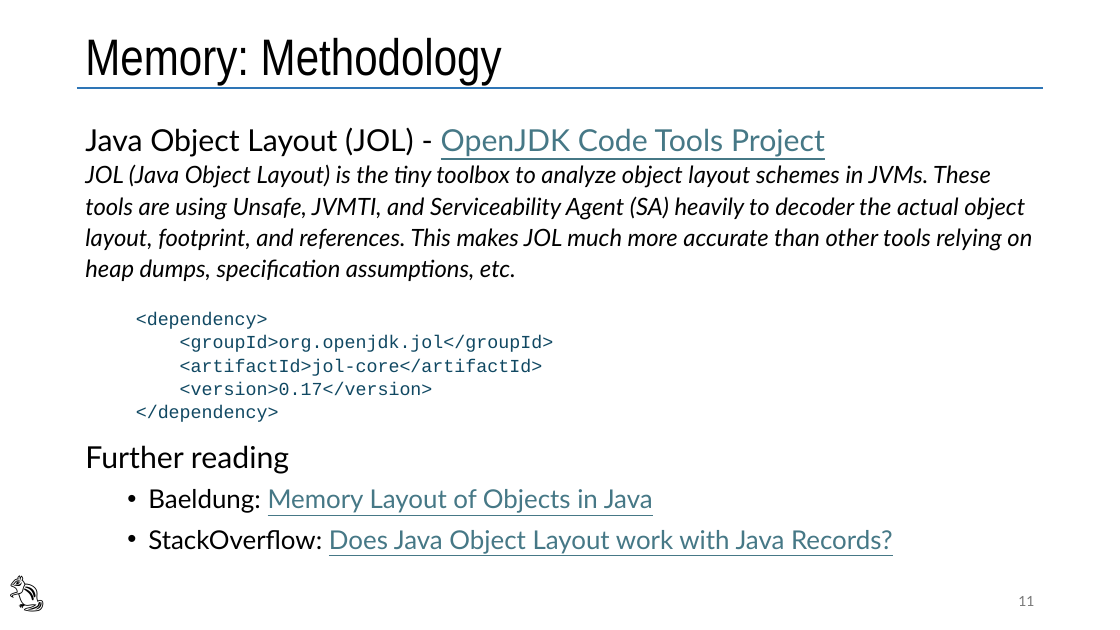
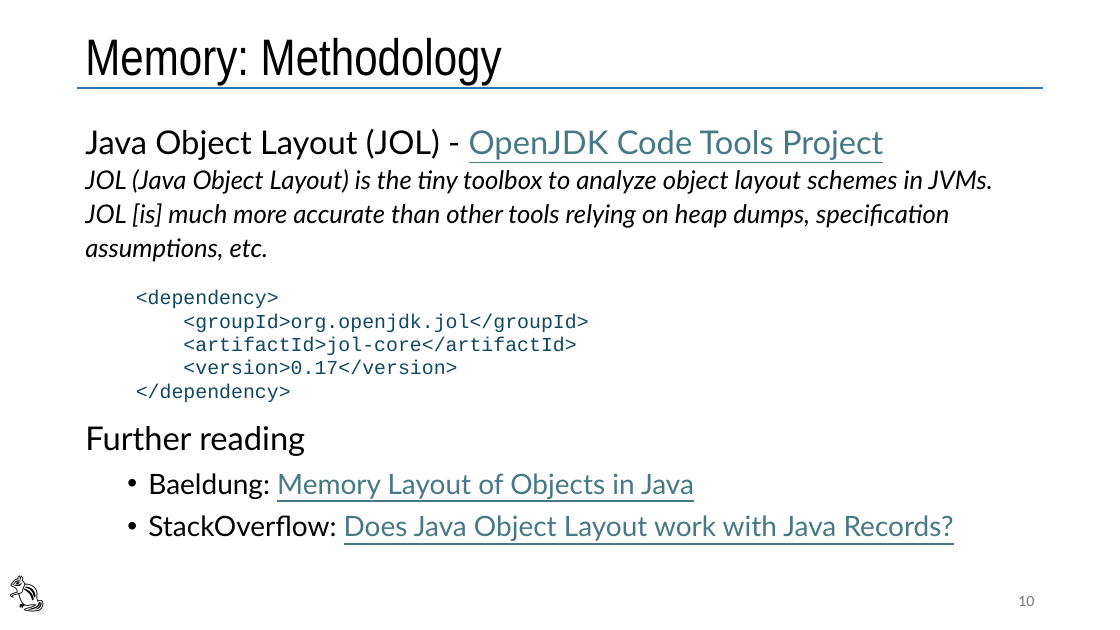
Before and after one commit to vmzakharov/refactor-to-ec-remake, a slide deck: slide 10 of RefactorToEcIntro.pptx (slide 11 before the commit). Drawn at 1120x630 pixels with LibreOffice and Linux fonts; fonts in the diff are those of the drawing. Boxes give left, top, right and bottom in pixels: in the first picture for what was removed or moved away, otherwise in the second. Text is boxed around its words. In the diff, an @@ line names an element or a change of style, - is before the commit and + after.

```diff
--- a/RefactorToEcIntro.pptx
+++ b/RefactorToEcIntro.pptx
@@ text at (85, 129, 993, 262): text changed; size 20.4 to 22 pt @@
-Java Object Layout (JOL) - OpenJDK Code Tools Project
-JOL (Java Object Layout) is the tiny toolbox to analyze object layout schemes in JVMs. These tools are using Unsafe, JVMTI, and Serviceability Agent (SA) heavily to decoder the actual object layout, footprint, and references. This makes JOL much more accurate than other tools relying on heap dumps, specification assumptions, etc.
+Java Object Layout (JOL) - OpenJDK Code Tools Project
+JOL (Java Object Layout) is the tiny toolbox to analyze object layout schemes in JVMs. JOL [is] much more accurate than other tools relying on heap dumps, specification assumptions, etc.
@@ text at (85, 290, 954, 541): size 15.7 to 17 pt in "<dependency>", "<groupId>org.openjdk.jol</groupId>", "<artifactId>jol-core</artifactId>", "<version>0.17</version>" and 1 more places; size 25.9 to 28 pt in "Further reading"; size 22.2 to 24 pt in "Baeldung: Memory Layout of Objects in Java", "StackOverflow: Does Java Object Layout work with ..." @@
@@ page number at (1018, 596, 1034, 606): text changed @@
-11
+10
```
Also in this commit, not shown: 9 other slides changed, 5 slides added, 2 slides removed, 1 other file.
